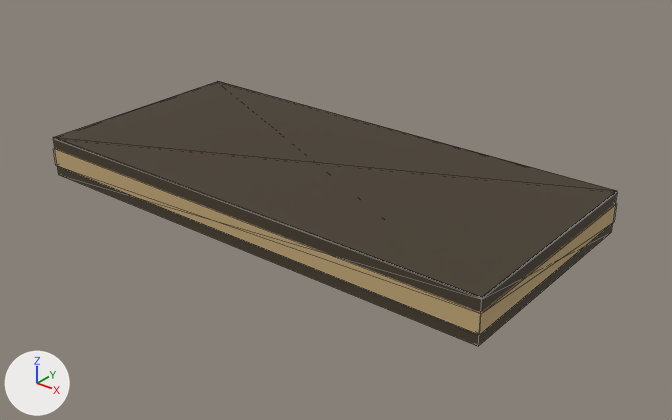
An edit to the glTF model packages/deadvox/src/content/base/assets/models/chocolate_bar.glb, drawn before and after from the same camera.
Rendered twice from a 50 mm lens placed at (0.1577, -0.1882, 0.1162), pointed at (0.0074, -0.0004, -0.0003). Lighting does not change. The marker at lower left points along +X, +Y and +Z. The first picture is the older version. Mesh edges are drawn as thin lines. Where no turn or scale is listed for an object, it has been applied to the vertices. Vertices at exactly the same position are counted once.

Objects in the first picture: 'package:carton'.
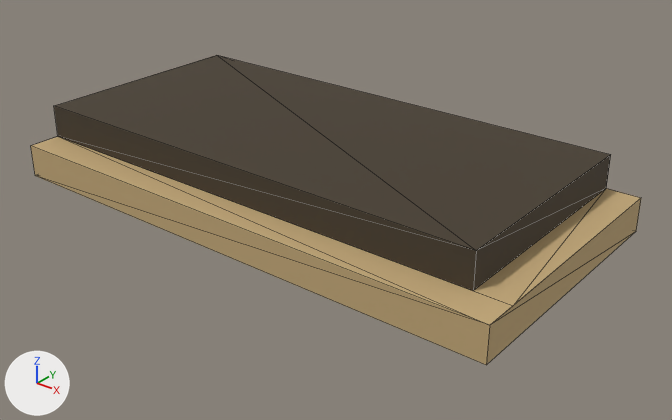
Changed parts and their boxes (x1, y1, x2, y2) in the pictures (672 x 420 px):
'package:carton', reshaped (8% wider, 17% taller): before (53, 81, 617, 346); after (31, 55, 641, 365)
part 1 of me_package_carton, rebuilt (8% wider, 17% taller): before (53, 81, 617, 346); after (31, 55, 641, 365)
part 2 of me_package_carton, deleted: before (54, 148, 617, 335)

Diff of the bpy script that builds the scene:
```diff
--- a/packages/deadvox/src/content/base/assets/models/chocolate_bar.glb.py
+++ b/packages/deadvox/src/content/base/assets/models/chocolate_bar.glb.py
@@ me_package_carton @@
 # used by ob_package_carton; location = (0.0, 0.0, 0.0)
-me_package_carton.from_pydata(...)  # 20 vertices, 36 faces; spans x -0.075..0.075, y -0.035..0.035, z 0.0..0.013
+me_package_carton.from_pydata(...)  # 16 vertices, 24 faces; spans x -0.08..0.08, y -0.04..0.04, z 0.0..0.02
+# me_package_carton part 1: the loose piece of 12 vertices spanning x -0.075..0.075, y -0.035..0.035, z 0.0..0.013 is rebuilt with 16 vertices and now spans x -0.08..0.08, y -0.04..0.04, z 0.0..0.02
+# me_package_carton part 2: the loose piece of 8 vertices spanning x -0.075..0.075, y -0.035..0.035, z 0.003..0.009 is deleted
 me_package_carton.materials.append(mat_453b2b)
```
